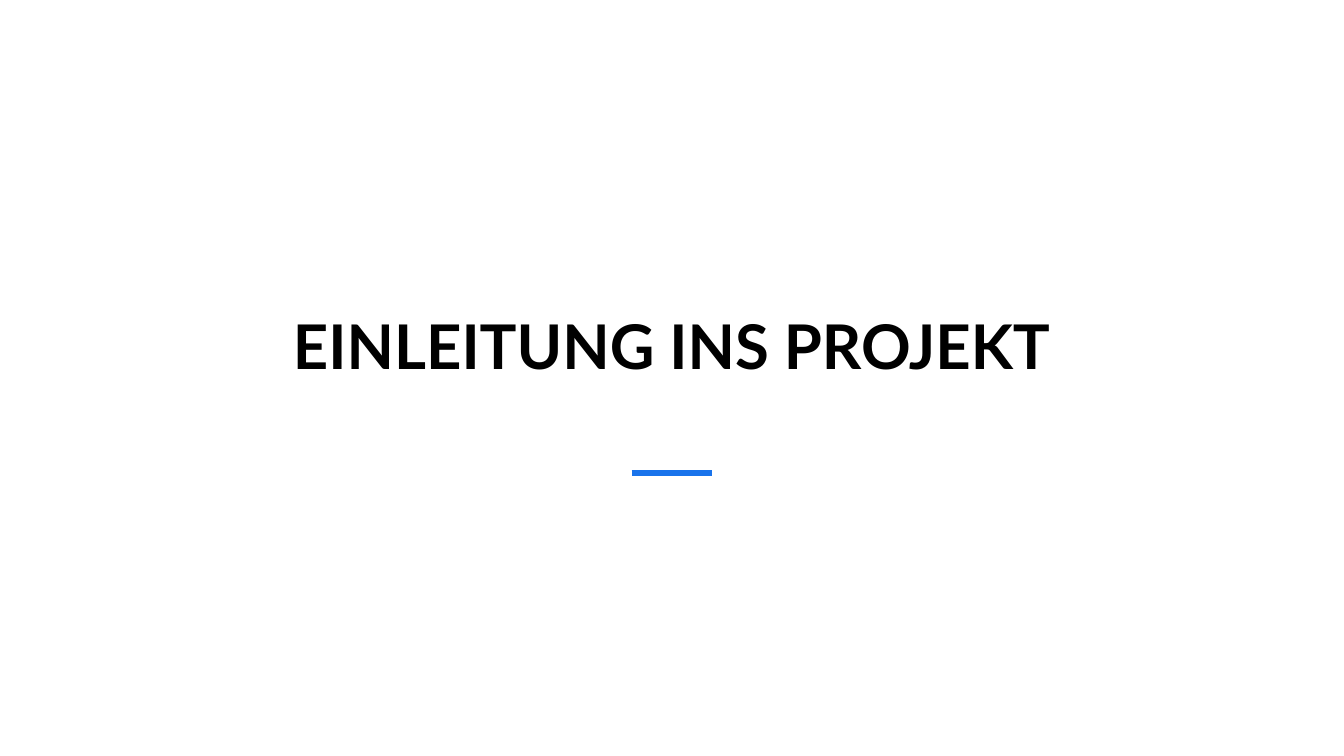
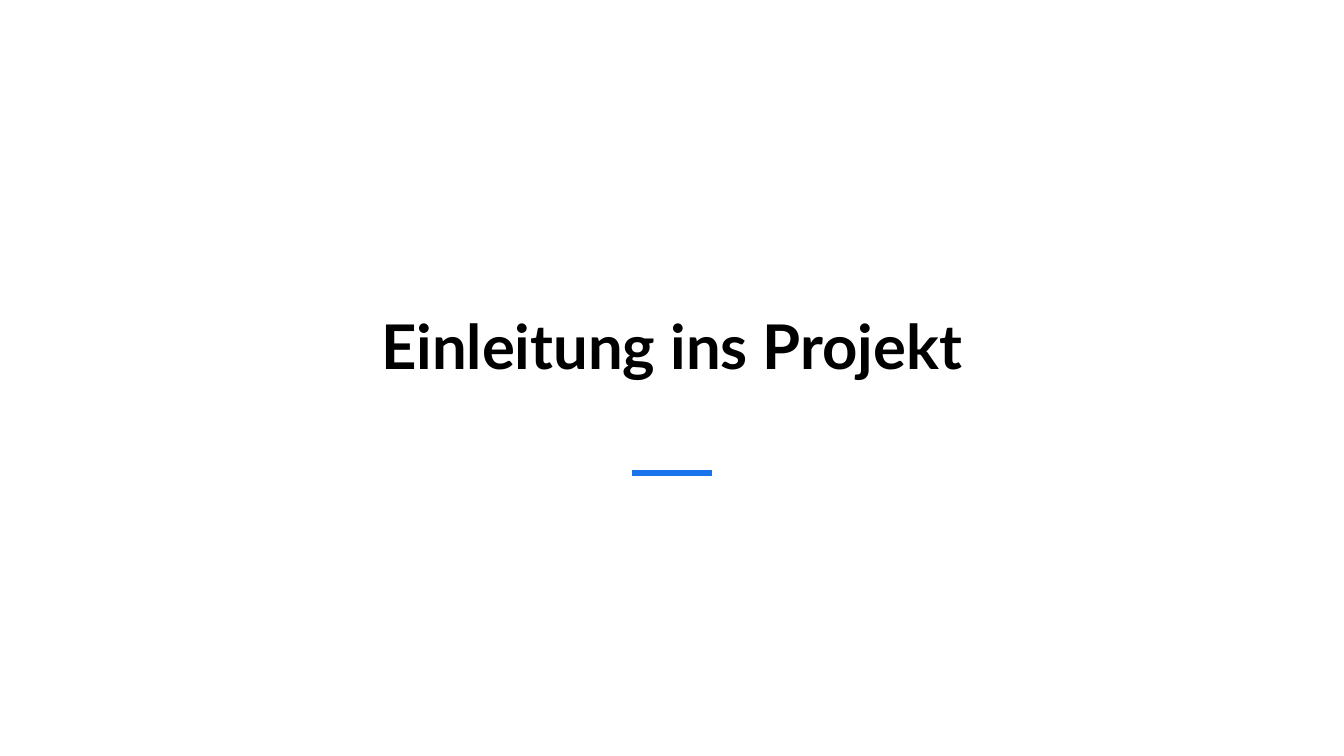
Before and after one commit to MasterLini/HomeSphere, a slide deck: slide 3 of Project-management/999. Abschlusspräsentation/Abschlusspräsentation 25.02.2025 HomeSphere.pptx. Drawn at 1344x756 pixels with LibreOffice and Linux fonts; fonts in the diff are those of the drawing; background and template pictures are left out. Boxes give left, top, right and bottom in pixels: in the first picture for what was removed or moved away, otherwise in the second. Text is boxed around its words. In the diff, an @@ line names an element or a change of style, - is before the commit and + after.

```diff
--- a/Project-management/999. Abschlusspräsentation/Abschlusspräsentation 25.02.2025 HomeSphere.pptx
+++ b/Project-management/999. Abschlusspräsentation/Abschlusspräsentation 25.02.2025 HomeSphere.pptx
@@ title at [381,323,962,380]: text changed @@
-EINLEITUNG INS PROJEKT
+Einleitung ins Projekt
```
Also in this commit, not shown: 1 other slide changed, 1 other file.
